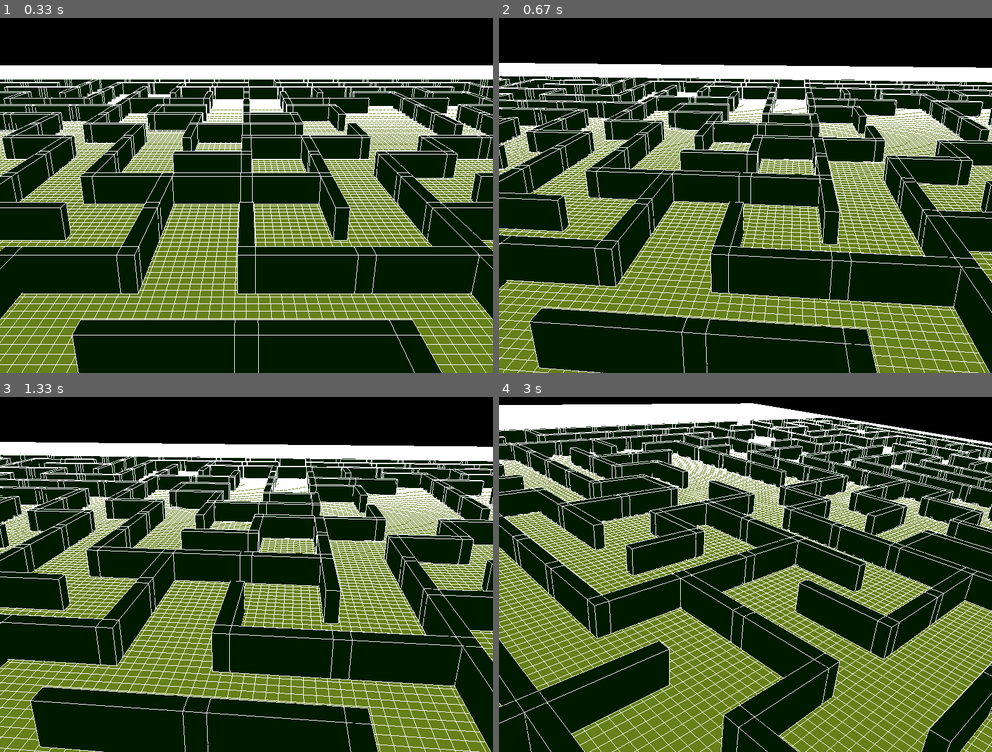
Above: before the commit, frames 1-4 (two rows, left to right).
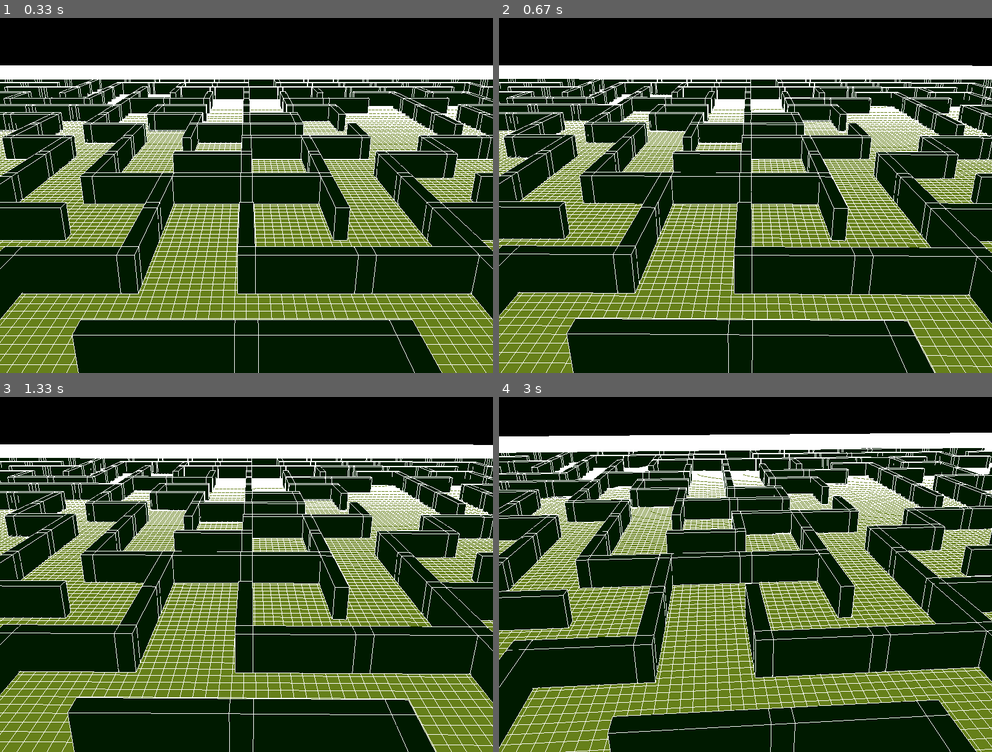
Above: after the commit, the same moments.

Repository: antonioam82/tank_controller
Game: pygame game, started from tank_demo_maze.py
Same seed, same stepped clock (60 frames per second), same inputs: the game is played once before the commit and once after it.
Inputs:
- Up to frame 1 (0.33 s): no input
- Up to frame 2 (0.67 s): tap T at 0.33 s
- Up to frame 3 (1.33 s): tap F at 0.67 s; tap G at 1 s
- Up to frame 4 (3 s): hold R 1.33-1.8 s; tap one key every 0.33 s from 1.83 s: Z X T F

Frame 1 is identical in both runs. In frame 2, 30% of the frame differs, in the area x 0-100%, y 12-100%; in frame 3, 30%; in frame 4, 58%, in the area x 0-100%, y 1-100%.

Commit message:
Cambios en control de rotación de escena

Diff:
--- a/tank_demo_maze.py
+++ b/tank_demo_maze.py
@@ -142,14 +142,15 @@
         key = pygame.key.get_pressed()
 
         if key[pygame.K_r]:
-            glRotatef(2,0.0,1.0,0.0)
+            scene_roty += 0.2
         elif key[pygame.K_t]:
-            glRotatef(-2,0.0,1.0,0.0)
+            scene_roty -= 0.2
 
         if key[pygame.K_f]:
-            glRotatef(2,1.0,0.0,0.0)
+            glRotatef(0.5, 1.0, 0.0, 0.0)
         elif key[pygame.K_g]:
-            glRotatef(-2,1.0,0.0,0.0)
+            glRotatef(-0.5, 1.0, 0.0, 0.0)
+
 
         if key[pygame.K_z]:
             scene_scale += 0.05
@@ -162,13 +163,15 @@
 
         glPushMatrix()
         glScalef(scene_scale,scene_scale,scene_scale)
+        glRotatef(scene_roty,0,1,0)
+        glCallList(grid)
 
-        glCallList(grid)
         glPushMatrix()
         glRotatef(90, 1.0, 0.0, 0.0)
         glScalef(10.0,10.0,2.5)
         glTranslatef(0,0,0)
         glCallList(model_maze)
+
         glPopMatrix()
         #glTranslatef(0,0,mov_z)
         glPopMatrix()
